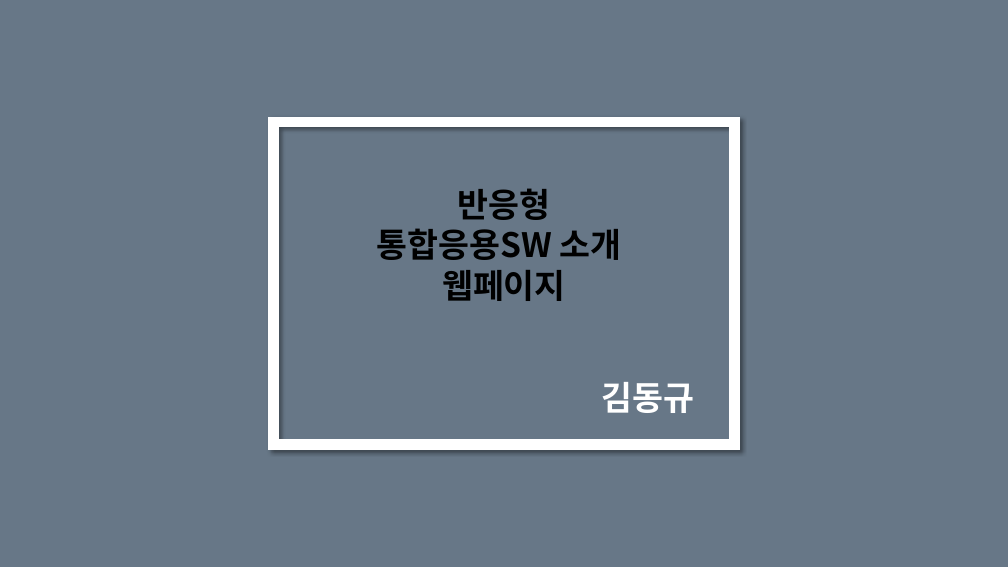
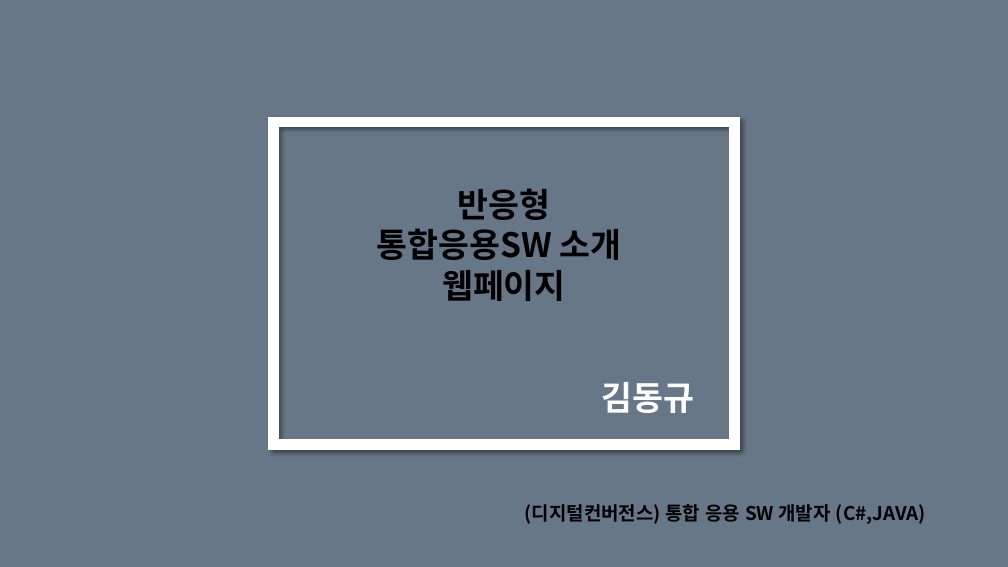
Before and after one commit to ehdrb613/dgme, a slide deck: slide 1 of study/송암전_김동규.pptx. Drawn at 1008x567 pixels with LibreOffice and Linux fonts; fonts in the diff are those of the drawing. Boxes give left, top, right and bottom in pixels: in the first picture for what was removed or moved away, otherwise in the second. Text is boxed around its words. In the diff, an @@ line names an element or a change of style, - is before the commit and + after.

```diff
--- a/study/송암전_김동규.pptx
+++ b/study/송암전_김동규.pptx
@@ text added at [525,504,926,524], 18 pt, text #000000, bold @@
+(디지털컨버전스) 통합 응용 SW 개발자 (C#,JAVA)
```
Also in this commit, not shown: 6 other slides changed, 22 other files.
